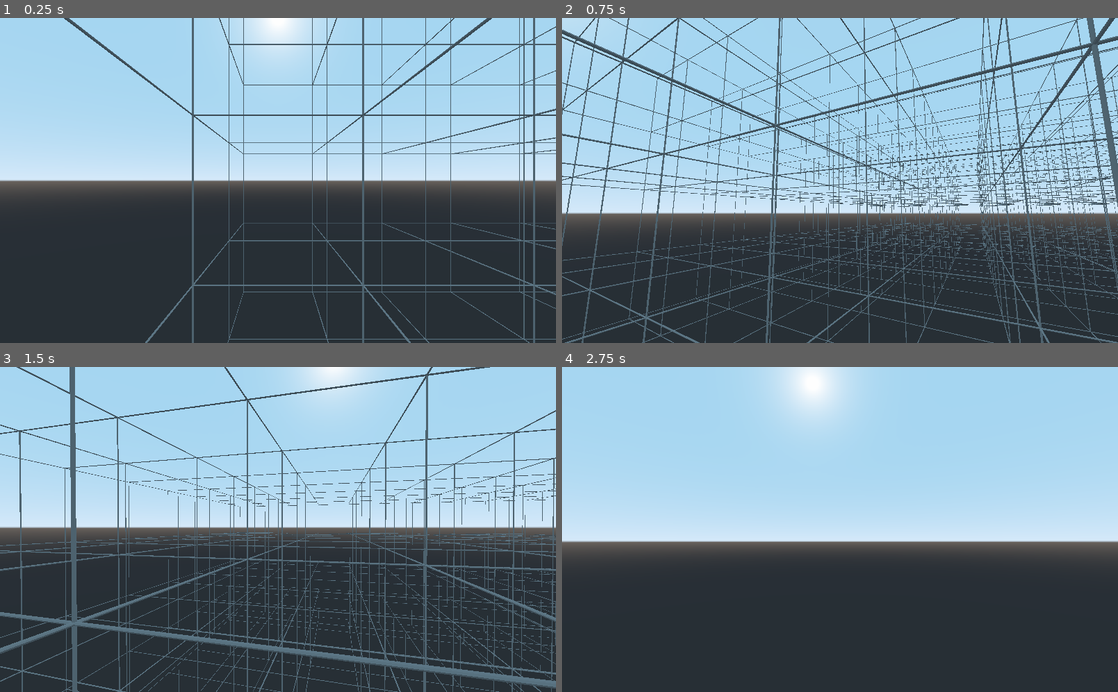
Above: before the commit, frames 1-4 (two rows, left to right).
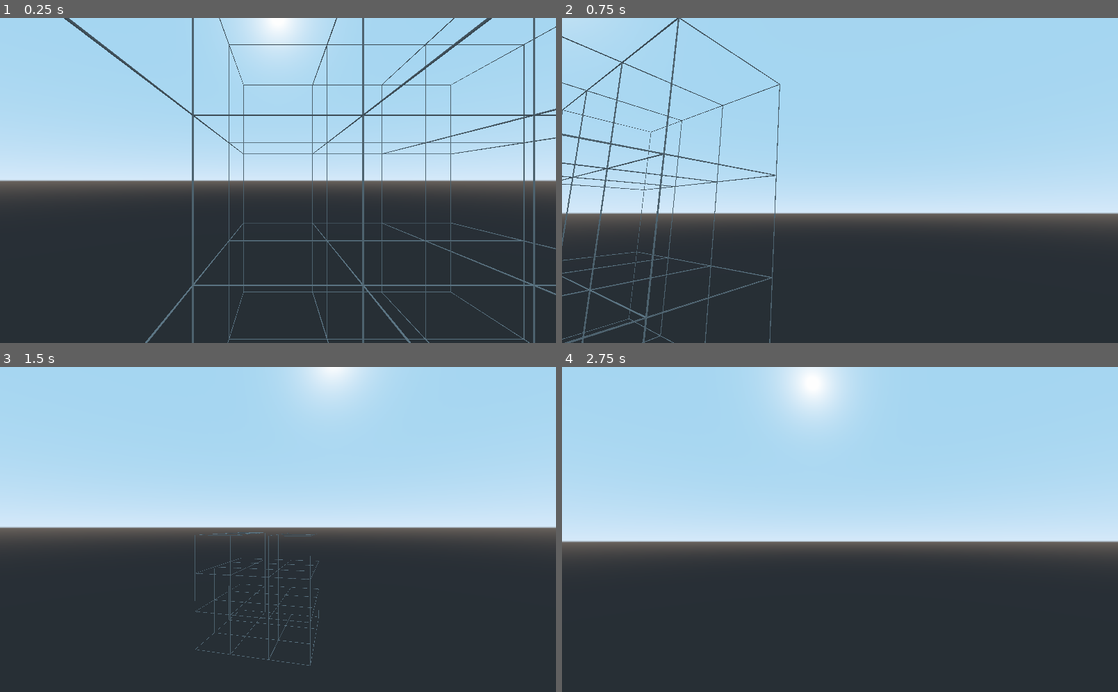
Above: after the commit, the same moments.

Repository: pragma-strict/Wave-Function-Collapse-Godot
Game: Godot game, scene res://Scenes/Main.tscn
Same seed, same stepped clock (60 frames per second), same inputs: the game is played once before the commit and once after it.
Inputs (mouse positions are in pixels of both pictures, inside the frame that each line leads up to):
- Up to frame 1 (0.25 s): no input
- Up to frame 2 (0.75 s): tap Enter at 0.5 s; move the mouse to (962, 164) at 0.52 s; hold Right (ui_right) from 0.53 s (still down); tap G at 0.6 s; click (962, 164) at 0.67 s
- Up to frame 3 (1.5 s): tap Space at 0.77 s; move the mouse to (250, 529) at 1.27 s; release Right (ui_right) at 1.28 s; hold Up (ui_up) from 1.28 s (still down); tap G at 1.35 s
- Up to frame 4 (2.75 s): keep holding Up (ui_up); tap Space at 1.52 s; move the mouse to (851, 523) at 2.02 s; tap G at 2.1 s

The runs differ from the first frame. In frame 1, 0.7% of the frame differs, in the area x 39-100%, y 0-99%; in frame 2, 13%, in the area x 0-100%, y 0-100%; in frame 3, 12%; in frame 4, nothing differs.

Commit message:
Update comments

Diff:
--- a/Scripts/Prototypes.gd
+++ b/Scripts/Prototypes.gd
@@ -9,6 +9,7 @@
 #	2:	Angle: top left -> bottom right
 #	3:	Angle: top right -> bottom left (mirror of #2)
 
+# Each chunk (3D tile) gets a mesh reference and a set of socket codes - one for each face
 var chunk_data = [
 	{
 		'mesh_ref' : 'res://Meshes/chunk_1.obj',	# Full cube
@@ -68,6 +69,7 @@
 ]
 
 
+# Create 4 prototypes per chunk, one for each rotation state
 func create_protos_from_chunk_data():
 	for i in range(len(chunk_data)):
 		for rot in range(4):
--- a/Scripts/Socket_Set.gd
+++ b/Scripts/Socket_Set.gd
@@ -54,7 +54,7 @@
 # End func
 
 
-
+# Rotate the socket set by shuffling around the socket codes relative to the faces
 func rotate_right(rotation_amt:int):
 	"Rotate the socket set some number of steps to the right"
 	rotation_amt %= 4
--- a/Scripts/Wave Function.gd
+++ b/Scripts/Wave Function.gd
@@ -6,11 +6,11 @@
 var prototypes = Prototypes.new()
 var rng = RandomNumberGenerator.new()
 
-export var field_width = 16
-export var field_height = 4
+export var field_width = 3
+export var field_height = 3
 export var cell_size = 2
 var cell_nodes = []		# Node refs
-var cell_superpositions = [] # For each cell, a list of indexes into prototypes.list array
+var cell_superpositions = [] # For each cell, a list of indexes into "prototypes.list" array
 var num_cells = field_width * field_width * field_height
 
 var stride_x
